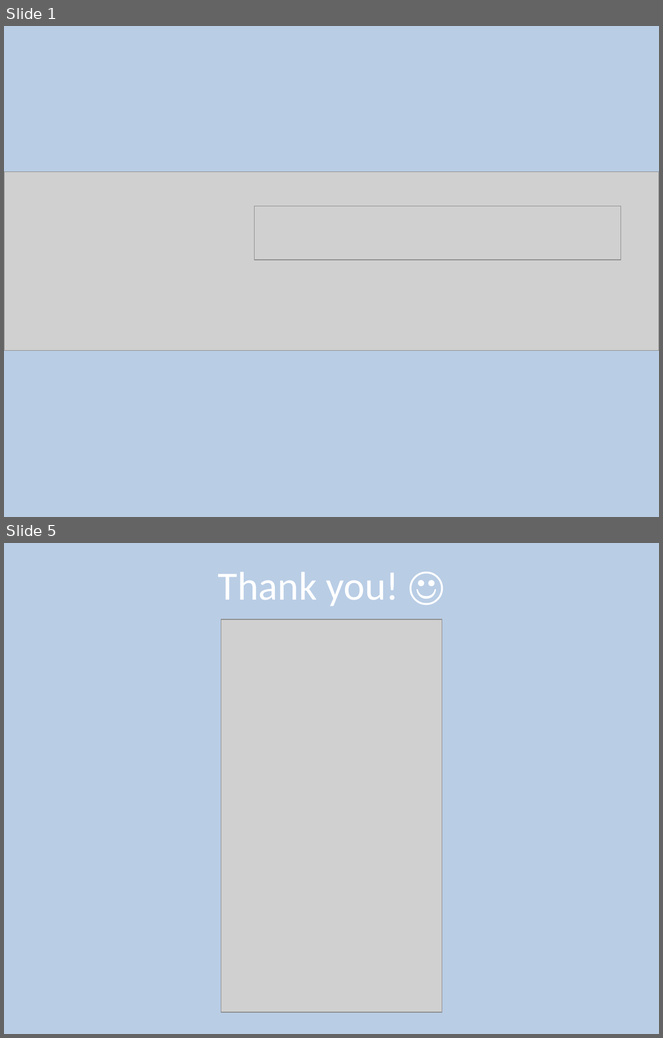
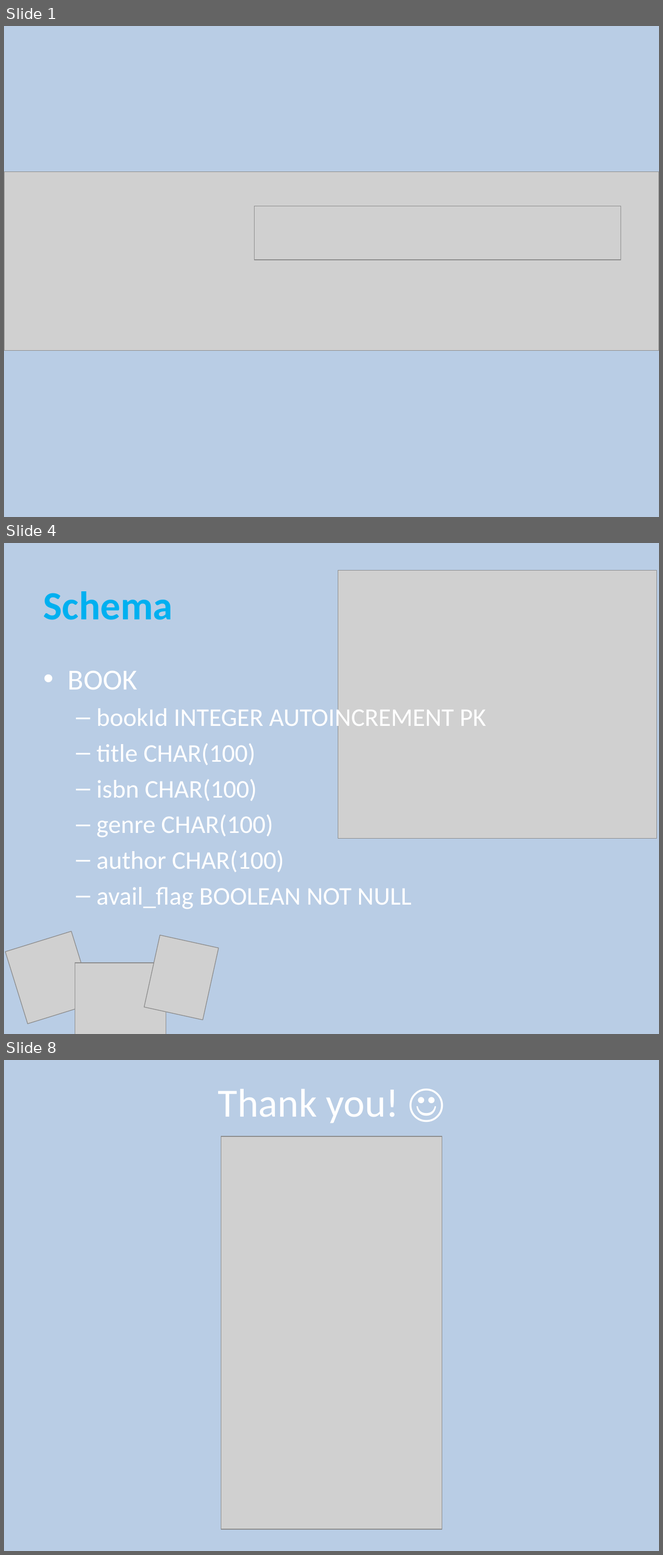
Before and after one commit to mockingjas/OWL, a slide deck: OWL.pptx. Shown one above the other, each under a label of ours: slides 1 and 5 before the commit, slides 1, 4 and 8 after it; the slides between them are not shown. The pictures are 663x1038 and 663x1555 pixels, drawn with LibreOffice and Linux fonts; fonts in the diff are those of the drawing; grey boxes stand for pictures. Boxes give left, top, right and bottom in pixels: in the first picture for what was removed or moved away, otherwise in the second. Text is boxed around its words. In the diff, an @@ line names an element or a change of style, - is before the commit and + after.

```diff
--- a/OWL.pptx
+++ b/OWL.pptx
@@ slide 4 added at bbox=[4, 543, 659, 1034], background #B9CDE5 @@
@@ picture added at bbox=[338, 571, 657, 838] @@
@@ title added at bbox=[44, 591, 173, 620], 44 pt, text #00B0F0, bold @@
+Schema
@@ text added at bbox=[68, 671, 487, 909], 28 pt, text #FFFFFF @@
+• BOOK
+  – bookId INTEGER AUTOINCREMENT PK
+  – title CHAR(100)
+  – isbn CHAR(100)
+  – genre CHAR(100)
+  – author CHAR(100)
+  – avail_flag BOOLEAN NOT NULL
@@ picture added at bbox=[6, 931, 94, 1024] @@
@@ picture added at bbox=[144, 935, 219, 1020] @@
@@ picture added at bbox=[75, 963, 166, 1034] @@
@@ what was slide 5 is now slide 8 @@
```
Also in this commit, not shown: 3 slides changed, 2 other slides added.
